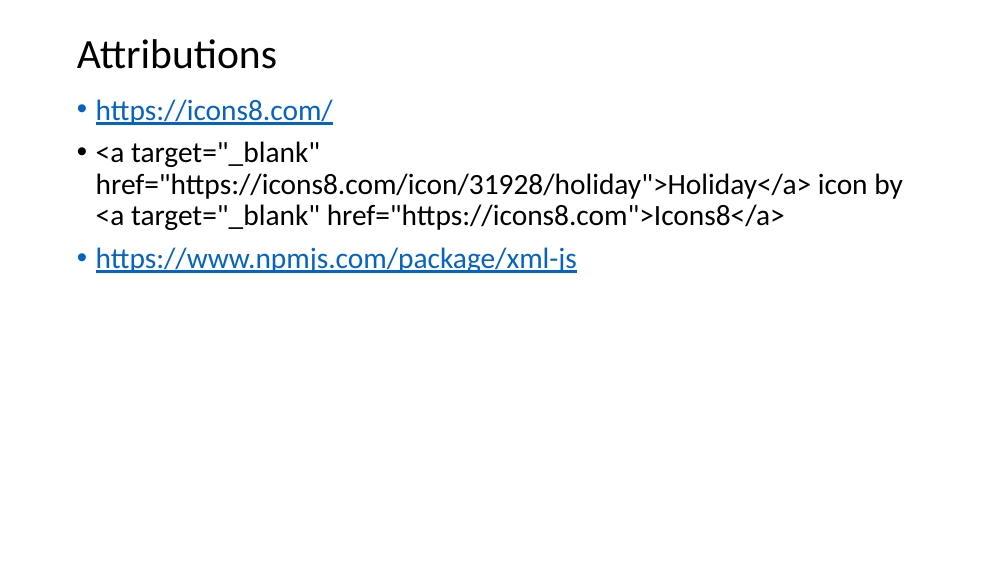
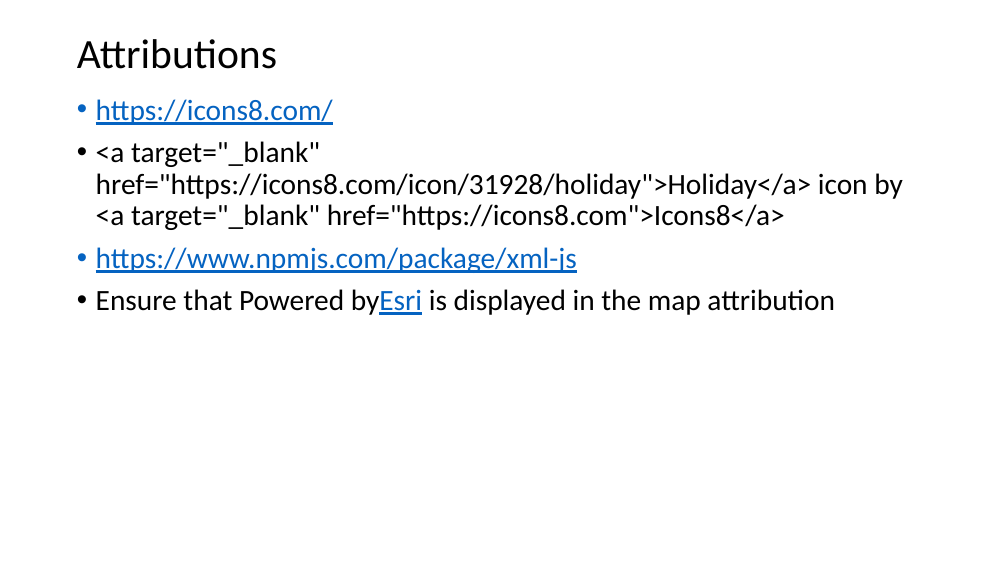
Before and after one commit to willhwj/TGCAssignment1, a slide deck: slide 4 of UI.pptx. Drawn at 1008x567 pixels with LibreOffice and Linux fonts; fonts in the diff are those of the drawing. Boxes give left, top, right and bottom in pixels: in the first picture for what was removed or moved away, otherwise in the second. Text is boxed around its words. In the diff, an @@ line names an element or a change of style, - is before the commit and + after.

```diff
--- a/UI.pptx
+++ b/UI.pptx
@@ text at (x1=96, y1=289, x2=835, y2=315): paragraph added @@
+• Ensure that Powered byEsri is displayed in the map attribution
```
Also in this commit, not shown: 9 other files.
